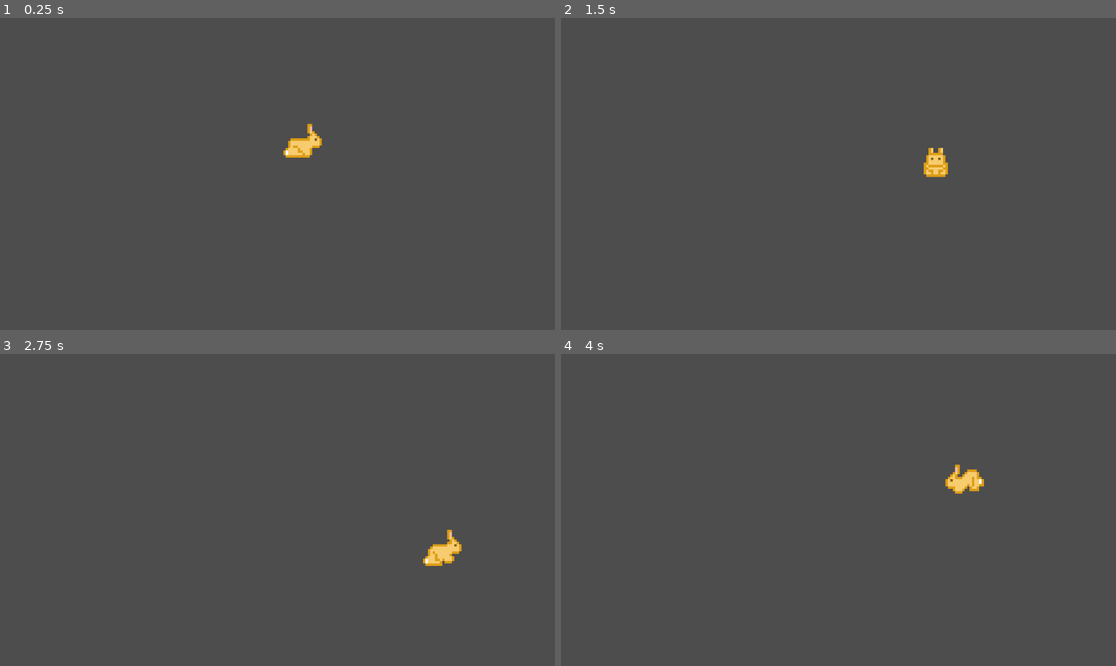
Above: before the commit, frames 1-4 (two rows, left to right).
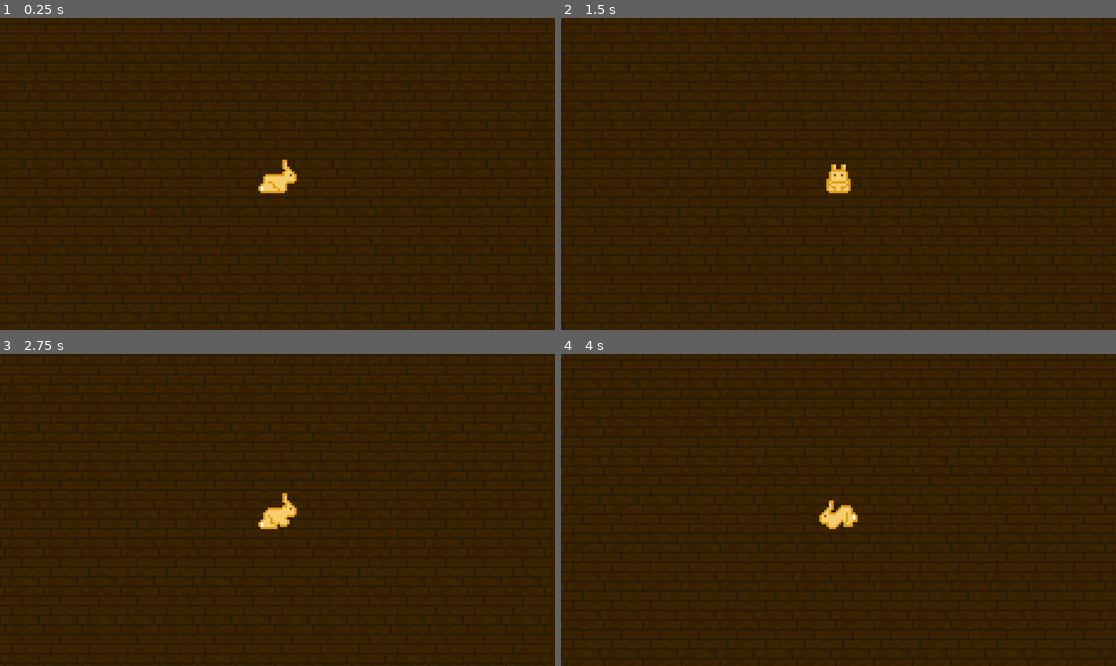
Above: after the commit, the same moments.

Repository: sarahlynnbradburn/BunnySimulator
Game: Godot game, scene res://world/world.tscn
The game is run twice, just before and just after one commit, with the same random seed, the same clock (stepped at 60 frames per second) and the same inputs.
Inputs:
- Up to frame 1 (0.25 s): no input
- Up to frame 2 (1.5 s): tap Enter at 0.5 s; hold Right (ui_right) 0.53-1.28 s; hold Down (ui_down) from 1.28 s (still down)
- Up to frame 3 (2.75 s): release Down (ui_down) at 2.03 s; hold Right (ui_right) from 2.03 s (still down)
- Up to frame 4 (4 s): release Right (ui_right) at 2.78 s; hold Up (ui_up) 2.78-3.53 s; hold Left (ui_left) from 3.53 s (still down)

The runs differ from the first frame. In frame 1, 100% of the frame differs, in the area x 0-100%, y 0-100%; in frame 2, 100%; in frame 3, 100%; in frame 4, 100%.

Commit message:
The bunny has a floor

Diff:
--- a/bunny-simulator/player/player.tscn
+++ b/bunny-simulator/player/player.tscn
@@ -167,9 +167,14 @@
 }]
 
 [node name="Player" type="CharacterBody2D" unique_id=2003750965]
+z_index = 1
+collision_layer = 4
+collision_mask = 4
 script = ExtResource("1_rkbax")
 
 [node name="AnimatedSprite2D" type="AnimatedSprite2D" parent="." unique_id=1828113519]
 texture_filter = 1
 sprite_frames = SubResource("SpriteFrames_s7qer")
 animation = &"stand_up"
+
+[node name="Camera2D" type="Camera2D" parent="." unique_id=1633707437]
--- a/bunny-simulator/world/world.tscn
+++ b/bunny-simulator/world/world.tscn
@@ -1,8 +1,22 @@
 [gd_scene format=3 uid="uid://i8c0htj6pqrn"]
 
 [ext_resource type="PackedScene" uid="uid://cx1qnt8qg757b" path="res://player/player.tscn" id="1_6xmxd"]
+[ext_resource type="Texture2D" uid="uid://cfo5ple1x6r1f" path="res://world/wood_floor.png" id="2_tcf2h"]
 
 [node name="Node2D" type="Node2D" unique_id=1581614405]
 
 [node name="Player" parent="." unique_id=2003750965 instance=ExtResource("1_6xmxd")]
 position = Vector2(628, 250)
+
+[node name="GroundLayer" type="Node2D" parent="." unique_id=1248811550]
+
+[node name="Parallax2D" type="Parallax2D" parent="GroundLayer" unique_id=1962447280]
+repeat_size = Vector2(640, 320)
+repeat_times = 9
+
+[node name="TextureRect" type="TextureRect" parent="GroundLayer/Parallax2D" unique_id=1159498504]
+offset_top = 1.0
+offset_right = 640.0
+offset_bottom = 321.0
+texture = ExtResource("2_tcf2h")
+stretch_mode = 1
Binary file added: bunny-simulator/world/wood_floor.png
Not shown, added: bunny-simulator/world/wood_floor.png.import
